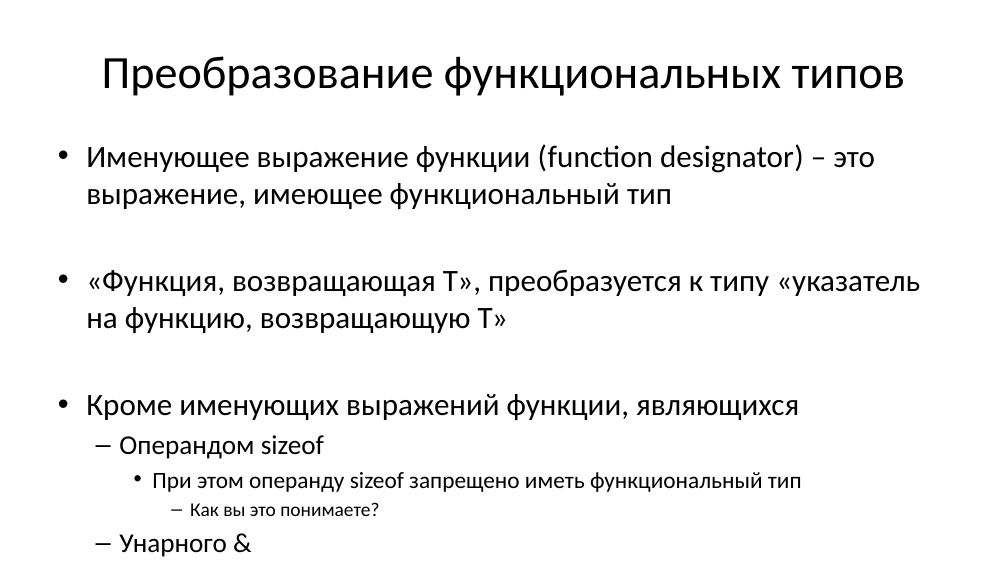
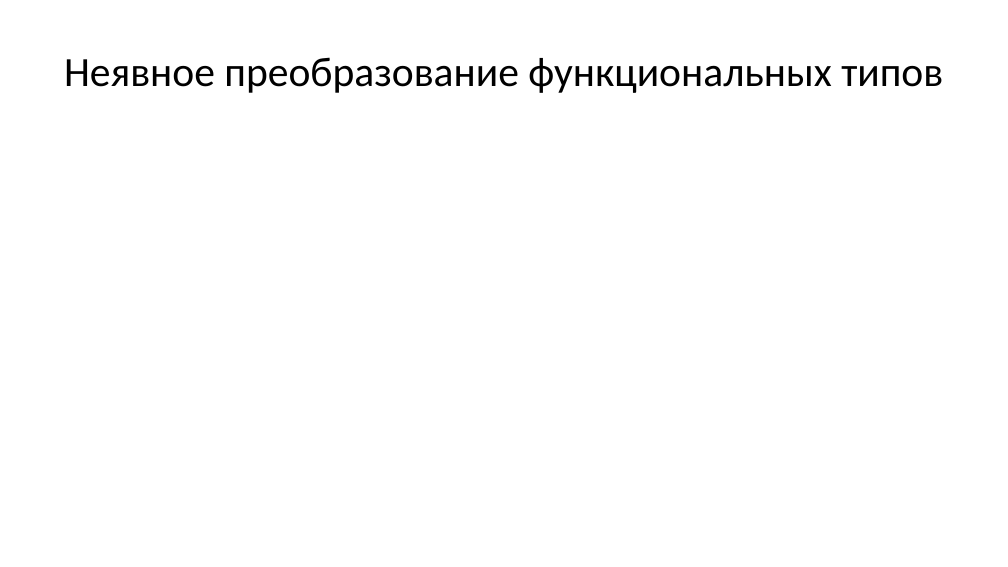
Before and after one commit to Evgueni-Petrov-aka-espetrov/Algorithms-and-Programming-in-C-pptx, a slide deck: slide 52 of 03.75 Преобразования типов.pptx (slide 13 before the commit). Drawn at 1008x567 pixels with LibreOffice and Linux fonts; fonts in the diff are those of the drawing. Boxes give left, top, right and bottom in pixels: in the first picture for what was removed or moved away, otherwise in the second. Text is boxed around its words. In the diff, an @@ line names an element or a change of style, - is before the commit and + after.

```diff
--- a/03.75 Преобразования типов.pptx
+++ b/03.75 Преобразования типов.pptx
@@ title at <box>64,57,943,93</box>: text changed; size 44 to 39.6 pt @@
-Преобразование функциональных типов
+Неявное преобразование функциональных типов
@@ text removed at <box>86,144,920,516</box> @@
-• Именующее выражение функции (function designator) – это выражение, имеющее функциональный тип
-• «Функция, возвращающая Т», преобразуется к типу «указатель на функцию, возвращающую Т»
-• Кроме именующих выражений функции, являющихся
-  – Операндом sizeof
-    • При этом операнду sizeof запрещено иметь функциональный тип
-      – Как вы это понимаете?
-  – Унарного &
```
Also in this commit, not shown: 12 other slides changed, 59 slides added, 2 slides removed.
